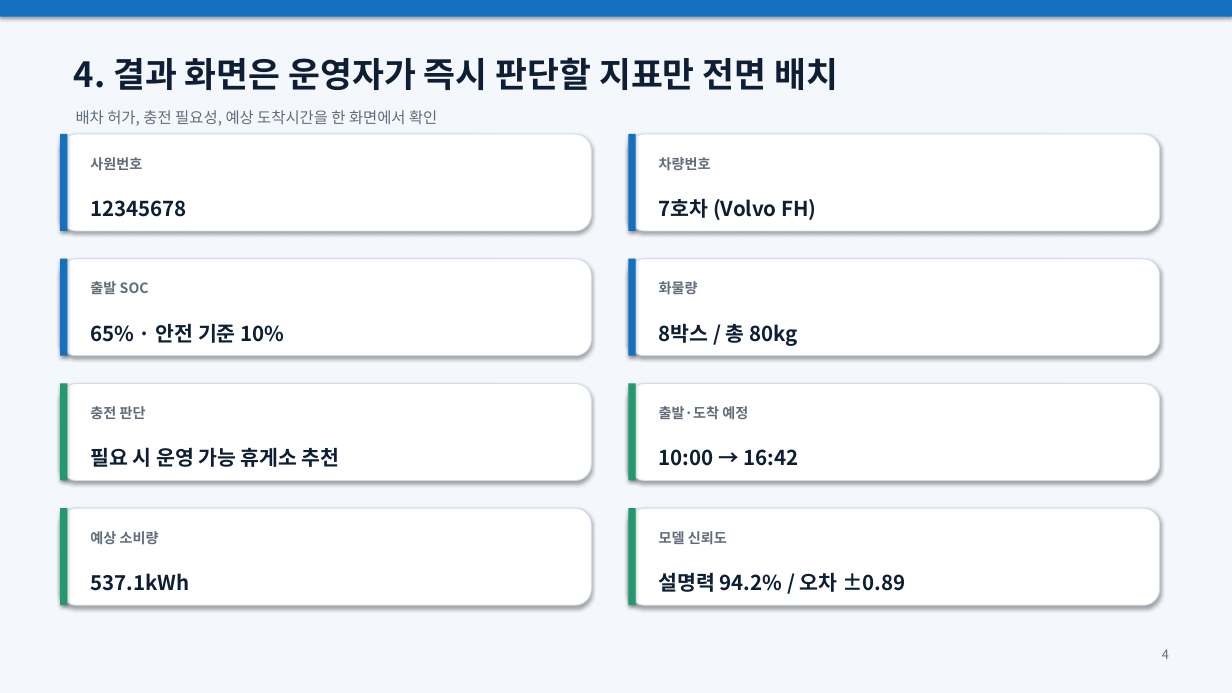
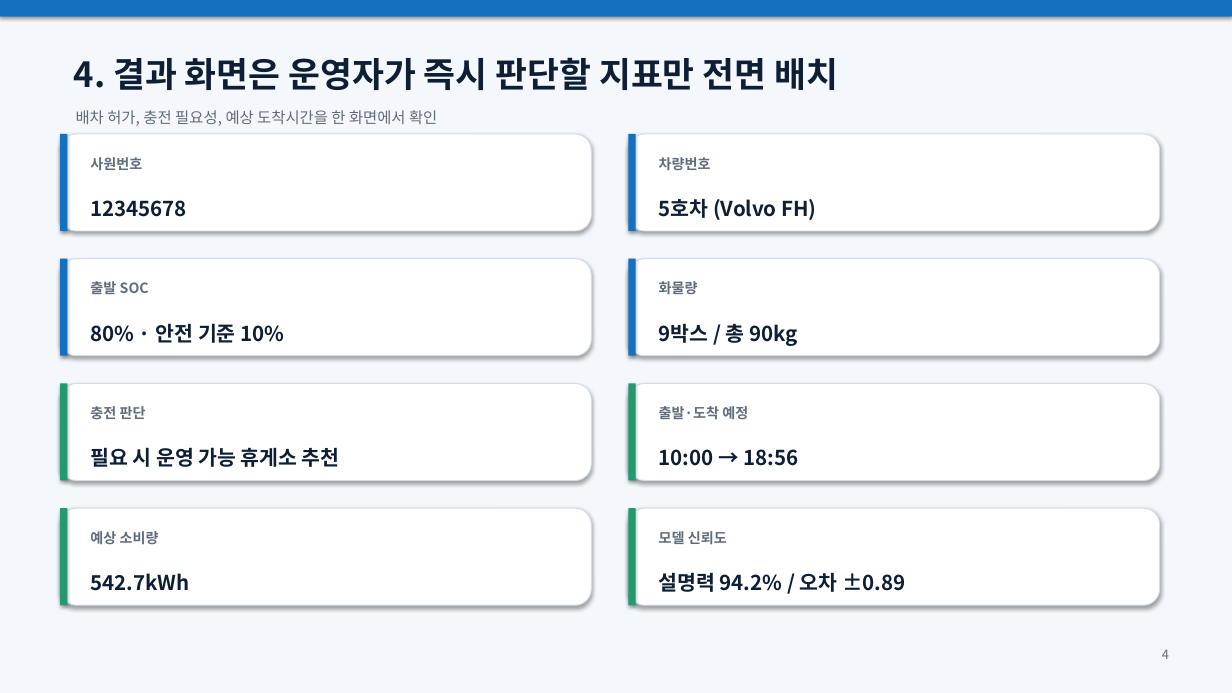
Before and after one commit to ordermilyu-arch/E_CAR, a slide deck: slide 6 of docs/EV_LOGISTICS_SERVICE_PRESENTATION.pptx. Drawn at 1232x693 pixels with LibreOffice and Linux fonts; fonts in the diff are those of the drawing. Boxes give left, top, right and bottom in pixels: in the first picture for what was removed or moved away, otherwise in the second. Text is boxed around its words. In the diff, an @@ line names an element or a change of style, - is before the commit and + after.

```diff
--- a/docs/EV_LOGISTICS_SERVICE_PRESENTATION.pptx
+++ b/docs/EV_LOGISTICS_SERVICE_PRESENTATION.pptx
@@ text at box(659, 198, 816, 220): text changed @@
-7호차 (Volvo FH)
+5호차 (Volvo FH)
@@ text at box(90, 323, 284, 343): text changed @@
-65% · 안전 기준 10%
+80% · 안전 기준 10%
@@ text at box(659, 323, 797, 346): text changed @@
-8박스 / 총 80kg
+9박스 / 총 90kg
@@ text at box(659, 449, 798, 466): text changed @@
-10:00 → 16:42
+10:00 → 18:56
@@ text at box(90, 573, 189, 591): text changed @@
-537.1kWh
+542.7kWh
```
Also in this commit, not shown: 2 other slides changed.
